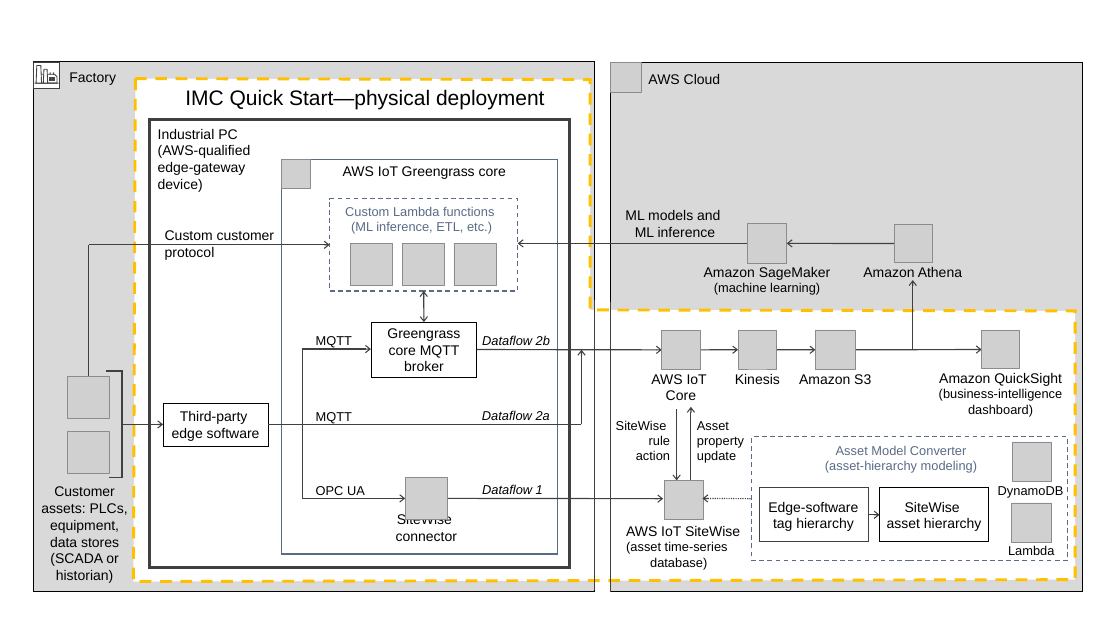
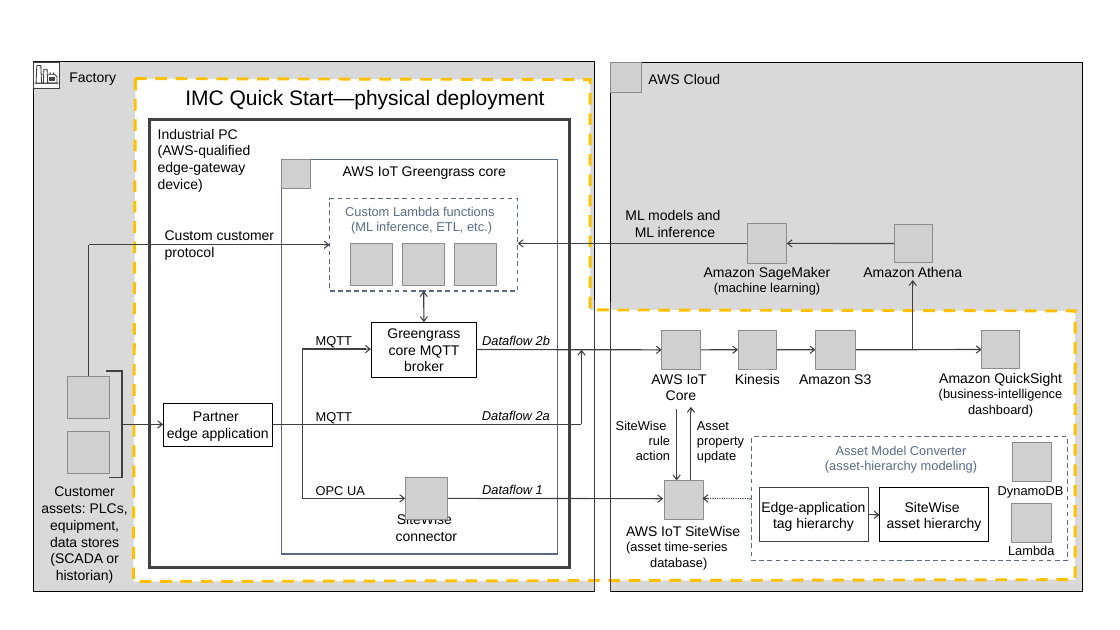
Before and after one commit to oyarushe/quickstart-aws-industrial-machine-connectivity, a slide deck: slide 2 of docs/images/IMC QS images.pptx. Drawn at 1120x630 pixels with LibreOffice and Linux fonts; fonts in the diff are those of the drawing; grey boxes stand for pictures. Boxes give left, top, right and bottom in pixels: in the first picture for what was removed or moved away, otherwise in the second. Text is boxed around its words. In the diff, an @@ line names an element or a change of style, - is before the commit and + after.

```diff
--- a/docs/images/IMC QS images.pptx
+++ b/docs/images/IMC QS images.pptx
@@ rectangle "Partner edge application": place and size @@
-rectangle "Partner edge application" at box(163, 403, 268, 446)
+rectangle "Partner edge application" at box(163, 403, 272, 446)
@@ text in rectangle at box(167, 411, 269, 441): text changed @@
-Third-party
-edge software
+Partner
+edge application
@@ line moved from (581, 424) - (268, 424) to (581, 424) - (272, 424) @@
@@ text in rectangle at box(761, 502, 865, 531): text changed @@
-Edge-software
-tag hierarchy
+Edge-application
+tag hierarchy
```
Also in this commit, not shown: 3 other slides changed, 1 slide added, 10 other files.
